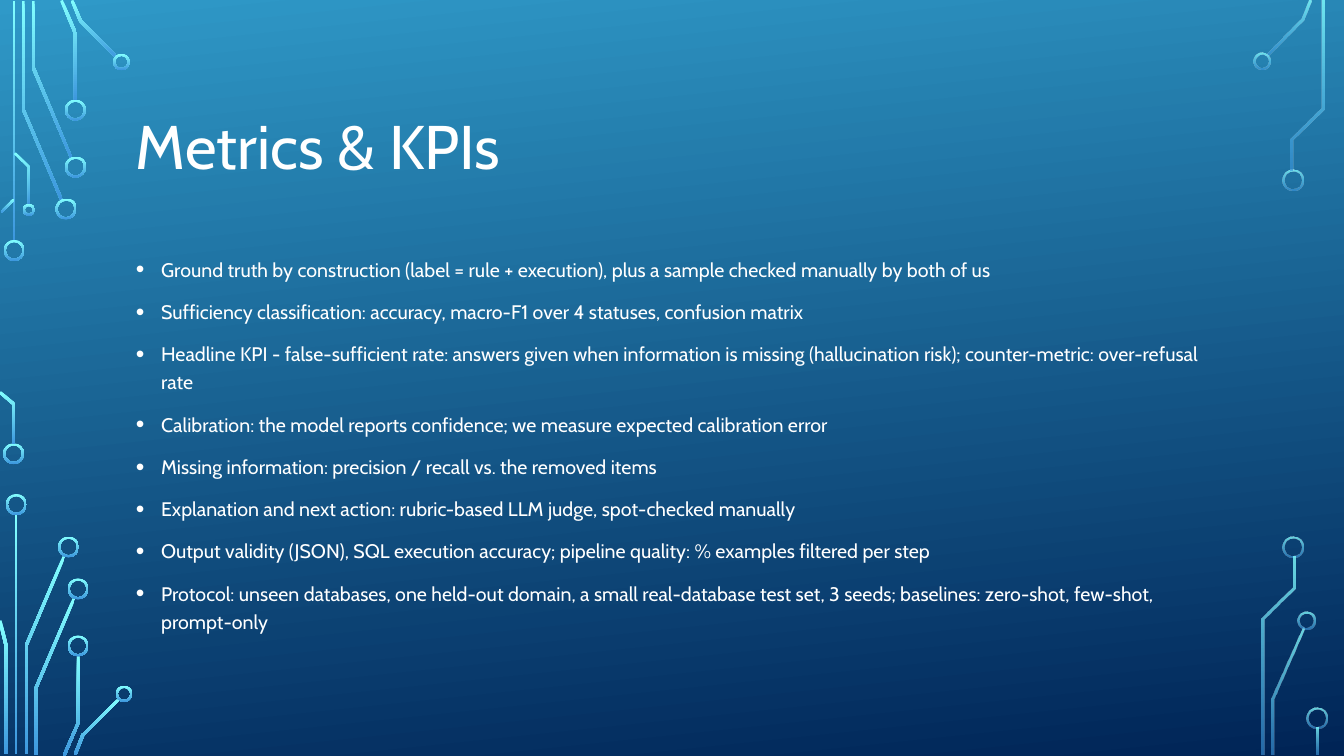
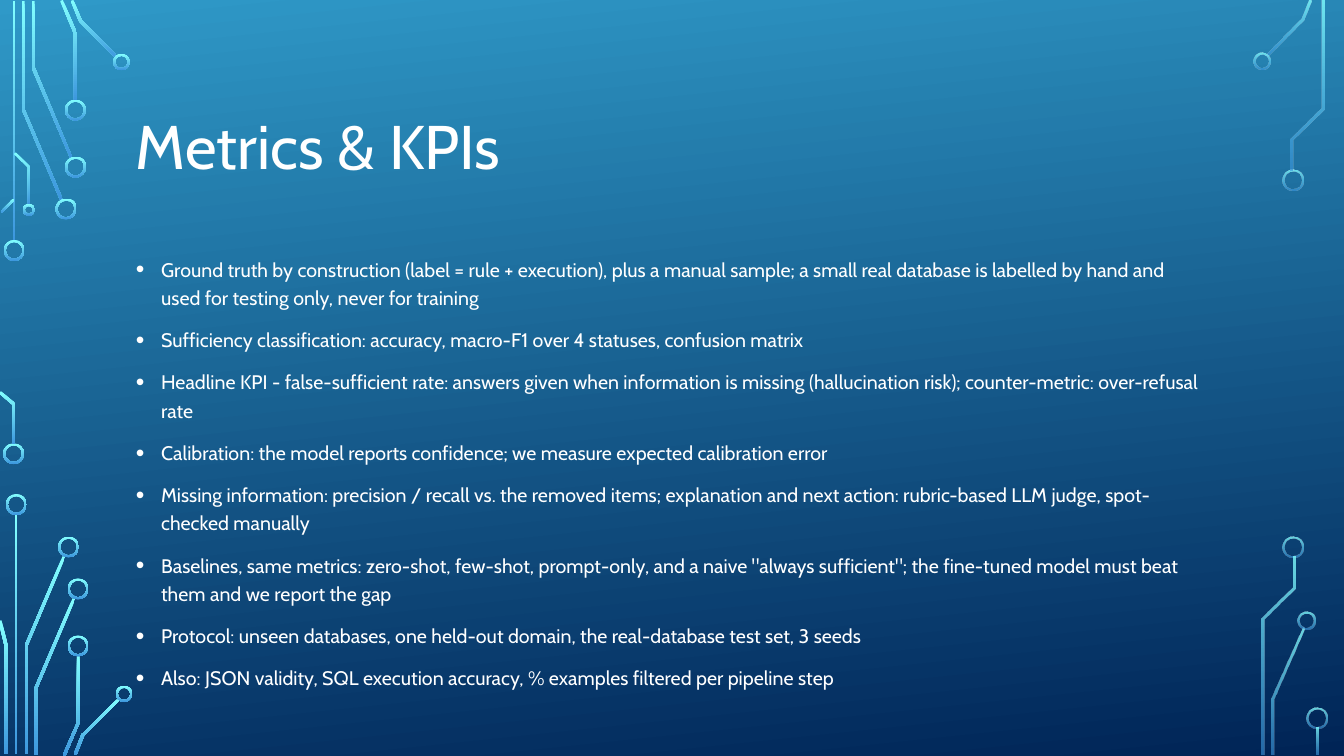
Before and after one commit to ofirbuch-minervaxr/information-sufficiency-unfamiliar-databases, a slide deck: slide 8 of Slides/Information Sufficiency in Unfamiliar Databases.pptx. Drawn at 1344x756 pixels with LibreOffice and Linux fonts; fonts in the diff are those of the drawing; background and template pictures are left out. Boxes give left, top, right and bottom in pixels: in the first picture for what was removed or moved away, otherwise in the second. Text is boxed around its words. In the diff, an @@ line names an element or a change of style, - is before the commit and + after.

```diff
--- a/Slides/Information Sufficiency in Unfamiliar Databases.pptx
+++ b/Slides/Information Sufficiency in Unfamiliar Databases.pptx
@@ text at <box>161,262,1164,310</box>: text changed @@
-• Ground truth by construction (label = rule + execution), plus a sample checked manually by both of us
+• Ground truth by construction (label = rule + execution), plus a manual sample; a small real database is labelled by hand and used for testing only, never for training
@@ text at <box>161,487,1178,645</box>: text changed @@
-• Missing information: precision / recall vs. the removed items
-• Explanation and next action: rubric-based LLM judge, spot-checked manually
-• Output validity (JSON), SQL execution accuracy; pipeline quality: % examples filtered per step
-• Protocol: unseen databases, one held-out domain, a small real-database test set, 3 seeds; baselines: zero-shot, few-shot, prompt-only
+• Missing information: precision / recall vs. the removed items; explanation and next action: rubric-based LLM judge, spot-checked manually
+• Baselines, same metrics: zero-shot, few-shot, prompt-only, and a naive "always sufficient"; the fine-tuned model must beat them and we report the gap
+• Protocol: unseen databases, one held-out domain, the real-database test set, 3 seeds
+• Also: JSON validity, SQL execution accuracy, % examples filtered per pipeline step
```
Also in this commit, not shown: 4 other slides changed, 2 other files.
